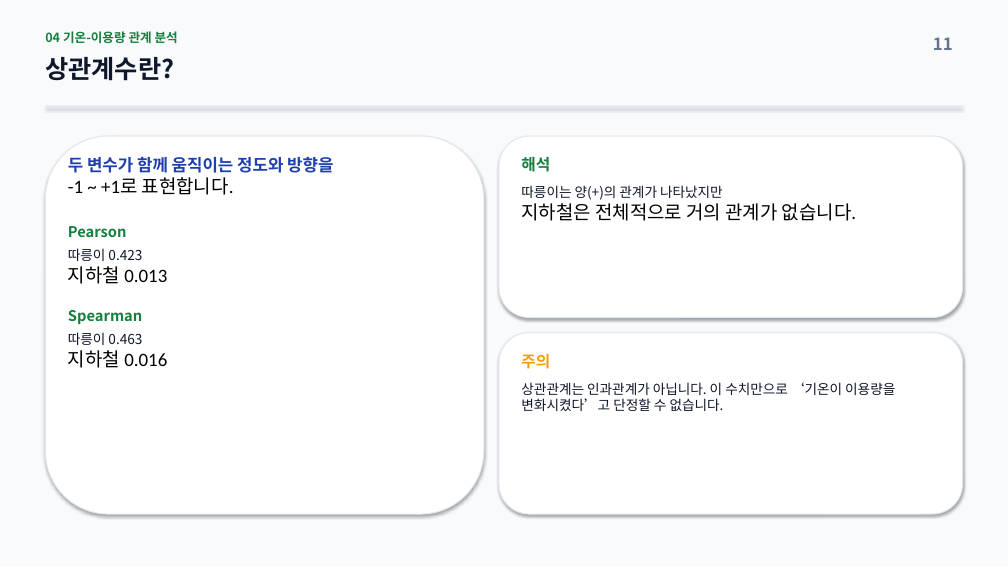
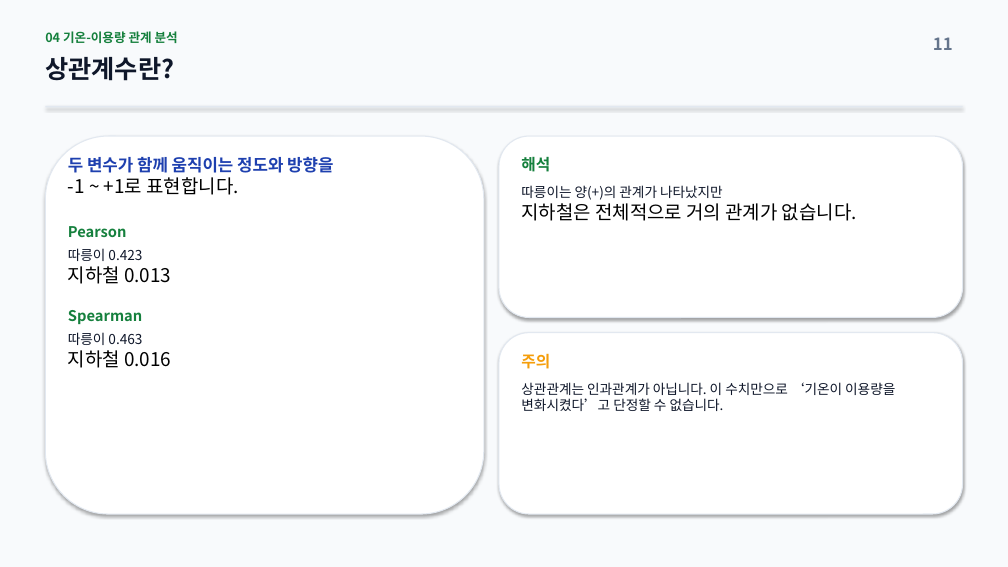
Before and after one commit to tykwon-git/tyk_python_project, a slide deck: slide 11 of 기온에_따른_서울시_따릉이_지하철_분석.pptx. Drawn at 1008x567 pixels with LibreOffice and Linux fonts; fonts in the diff are those of the drawing. Boxes give left, top, right and bottom in pixels: in the first picture for what was removed or moved away, otherwise in the second. Text is boxed around its words. In the diff, an @@ line names an element or a change of style, - is before the commit and + after.

```diff
--- a/기온에_따른_서울시_따릉이_지하철_분석.pptx
+++ b/기온에_따른_서울시_따릉이_지하철_분석.pptx
@@ text at <box>68,157,333,368</box>: font Calibri to Noto Sans CJK KR in "-1 ~ +1로 표현합니다.", "지하철 0.013", "지하철 0.016" @@
```
Also in this commit, not shown: 15 other slides changed, 1 other file.
